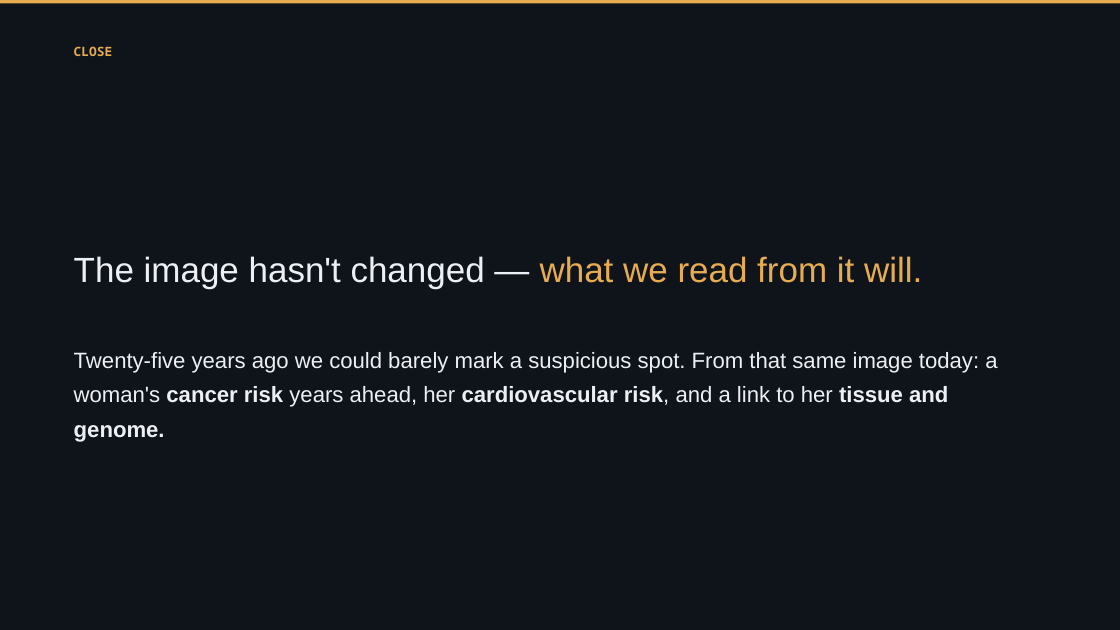
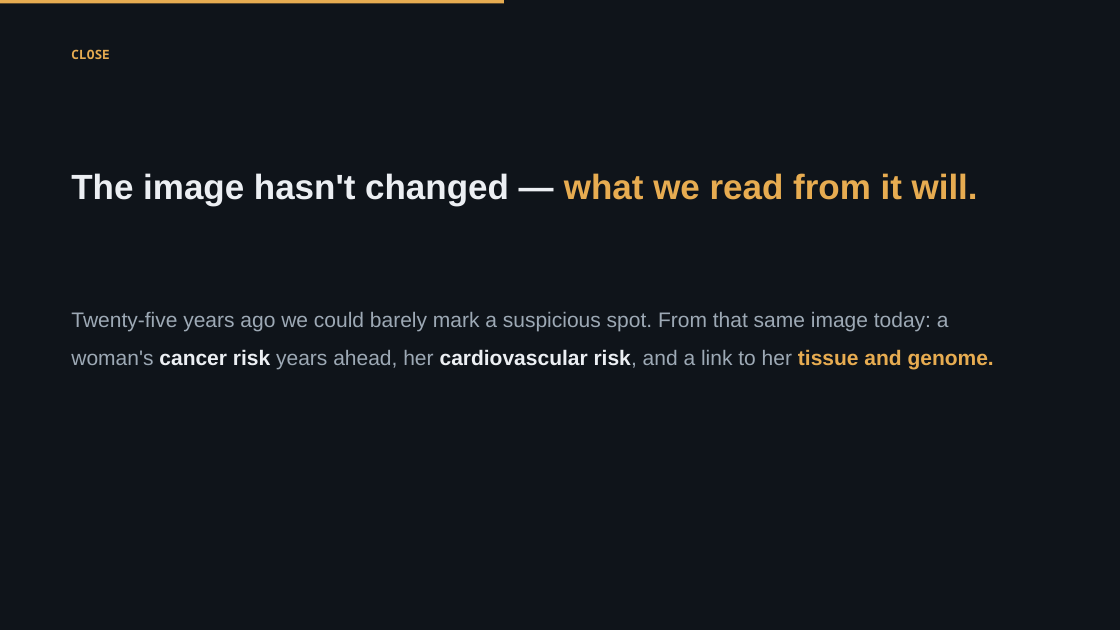
Before and after one commit to Emory-HITI/Mammo, a slide deck: slide 4 of keynote-iwbi-2026/pptx/sections/IWBI2026_Trivedi_07_close.pptx. Drawn at 1120x630 pixels with LibreOffice and Linux fonts; fonts in the diff are those of the drawing; background and template pictures are left out. Boxes give left, top, right and bottom in pixels: in the first picture for what was removed or moved away, otherwise in the second. Text is boxed around its words. In the diff, an @@ line names an element or a change of style, - is before the commit and + after.

```diff
--- a/keynote-iwbi-2026/pptx/sections/IWBI2026_Trivedi_07_close.pptx
+++ b/keynote-iwbi-2026/pptx/sections/IWBI2026_Trivedi_07_close.pptx
@@ rectangle resized from (x1=0, y1=0, x2=1120, y2=3) to (x1=0, y1=0, x2=504, y2=3) @@
@@ text "CLOSE" at (x1=71, y1=49, x2=110, y2=59): line spacing 1.28 to 1; less space between paragraphs @@
@@ text "The image hasn't changed — ..." moved from (x1=74, y1=256, x2=922, y2=288) to (x1=71, y1=173, x2=978, y2=206) @@
@@ text "The image hasn't changed — ..." at (x1=71, y1=173, x2=978, y2=206): bold on; line spacing 1.06 to 1.12; less space between paragraphs @@
@@ text "Twenty-five years ago we could ..." moved from (x1=74, y1=352, x2=997, y2=442) to (x1=71, y1=312, x2=994, y2=369) @@
@@ text "Twenty-five years ago we could ..." at (x1=71, y1=312, x2=994, y2=369): size 19 to 18 pt; text colour #ECEFF3 to #9DA9B5 in "Twenty-five years ago we could barely mark ..."; text colour #ECEFF3 to #E7AC51 in "tissue and genome."; line spacing 1.3 to 1.5; less space between paragraphs @@
```
Also in this commit, not shown: 4 other slides changed, 3 other files.
